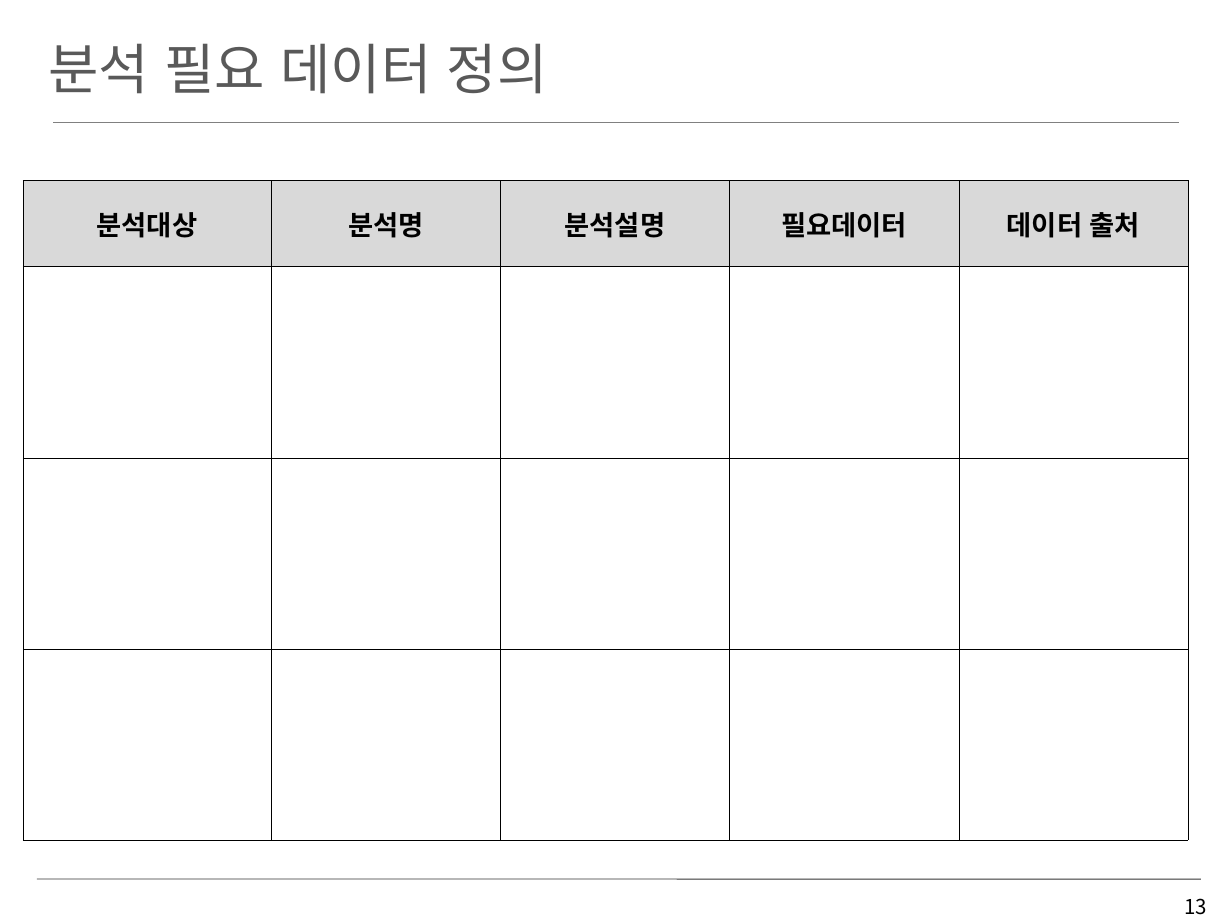
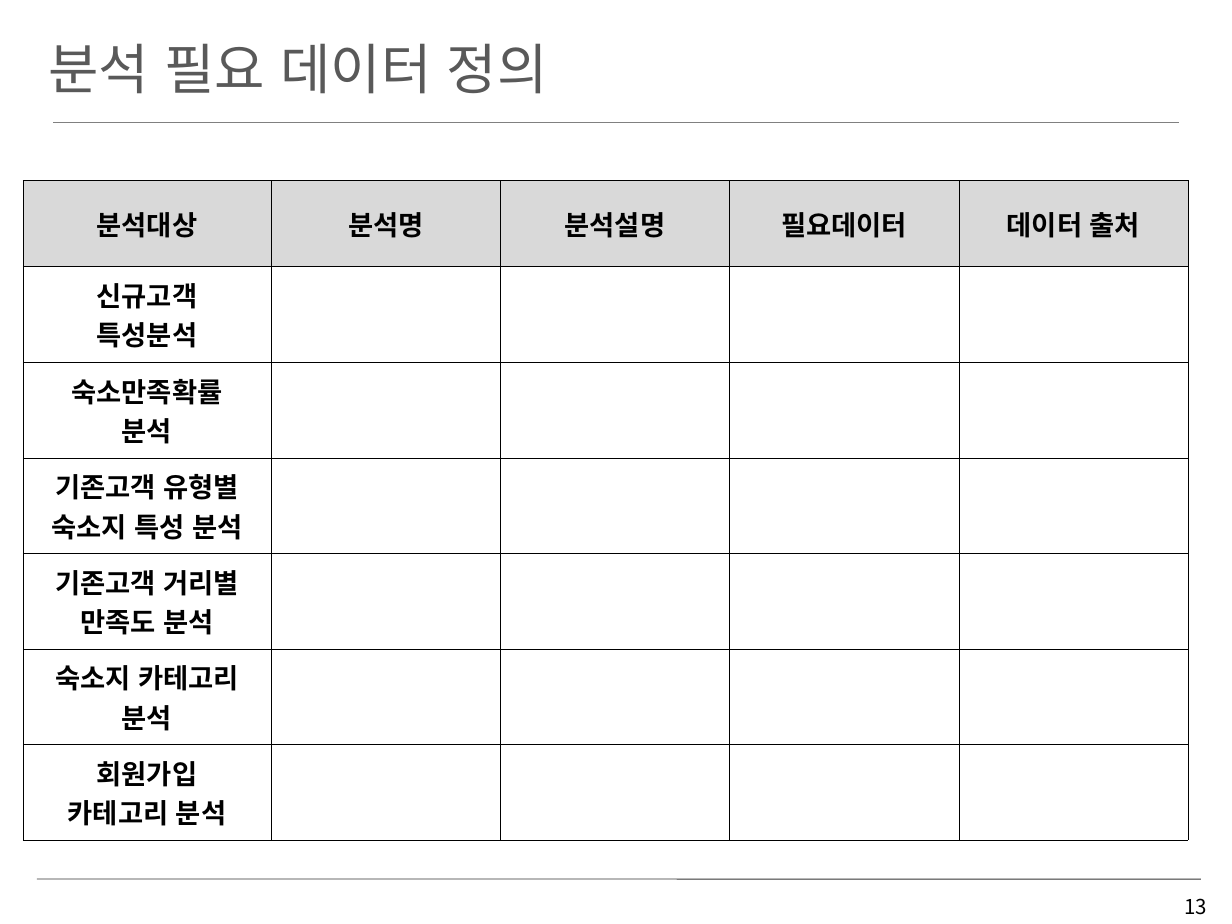
Before and after one commit to KimHyeokMin/DataScience, a slide deck: slide 13 of 빅데이터분석기획/빅데이터 분석 기획_실습_김혁민_v1.1.pptx. Drawn at 1232x924 pixels with LibreOffice and Linux fonts; fonts in the diff are those of the drawing. Boxes give left, top, right and bottom in pixels: in the first picture for what was removed or moved away, otherwise in the second. Text is boxed around its words. In the diff, an @@ line names an element or a change of style, - is before the commit and + after.

```diff
--- a/빅데이터분석기획/빅데이터 분석 기획_실습_김혁민_v1.1.pptx
+++ b/빅데이터분석기획/빅데이터 분석 기획_실습_김혁민_v1.1.pptx
@@ table at box(23, 181, 1188, 840) @@
-row 2:  |  |  |  | 
-row 3:  |  |  |  | 
-row 4:  |  |  |  | 
+row 2: 신규고객 / 특성분석 |  |  |  | 
+row 3: 숙소만족확률 / 분석 |  |  |  | 
+row 4: 기존고객 유형별 / 숙소지 특성 분석 |  |  |  | 
+row 5: 기존고객 거리별 / 만족도 분석 |  |  |  | 
+row 6: 숙소지 카테고리 / 분석 |  |  |  | 
+row 7: 회원가입 / 카테고리 분석 |  |  |  | 
```
Also in this commit, not shown: 2 other slides changed, 1 slide added, 1 slide removed.
